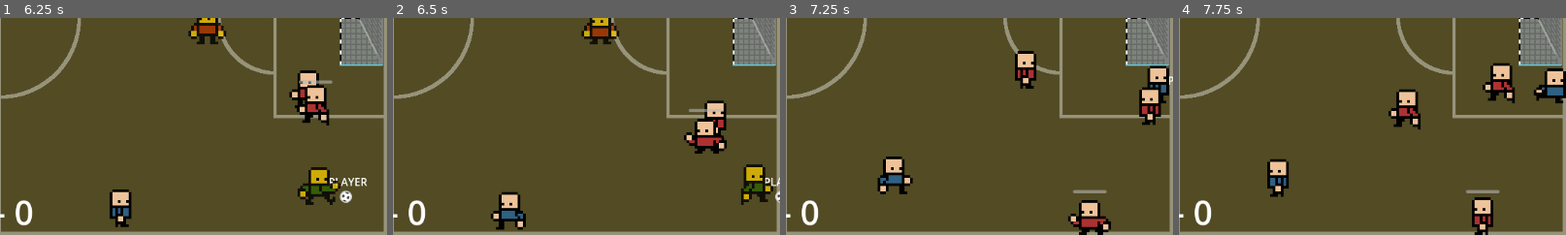
Above: before the commit, frames 1-4 (left to right).
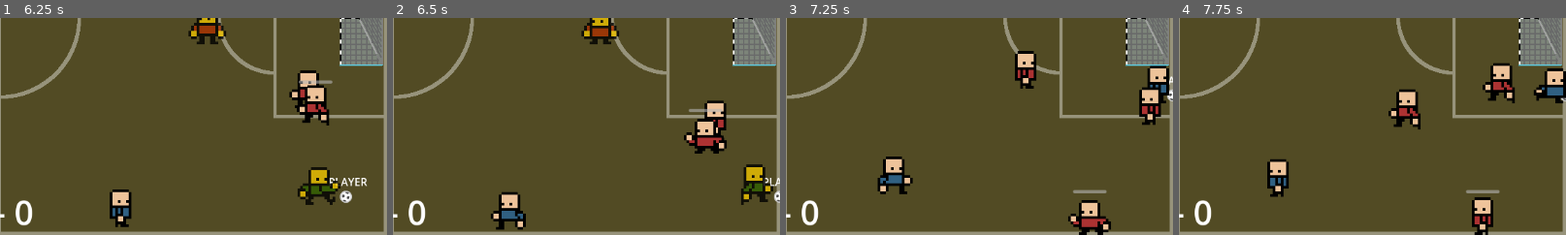
Above: after the commit, the same moments.

Repository: david8zhang/spooky-soccer
Game: Godot game, scene res://scenes/Main.tscn
The game is run twice, just before and just after one commit, with the same random seed, the same clock (stepped at 60 frames per second) and the same inputs. The engine's default icon, where the game draws it, is replaced by a stand-in: a white triangle on a blue panel in a dark square.
Inputs:
- Up to frame 1 (6.25 s): hold Right (move_right) 0.53-1.28 s; tap Space (pass) at 0.6, 1.55, 2.1, 3.05, 4.35, 5.85 s; tap F (shoot) at 0.8, 1.35, 2.3, 2.85, 3.8, 5.1 s; hold Down (move_down) 1.28-2.03 s; hold Right (move_right) 2.03-2.78 s; hold Up (move_up) 2.78-3.53 s; hold Left (move_left) 3.53-5.03 s; tap X (steal) at 3.6 s; hold Down (move_down) 5.03-5.78 s; hold Right (move_right) from 5.78 s (still down)
- Up to frame 2 (6.5 s): keep holding Right (move_right)
- Up to frame 3 (7.25 s): release Right (move_right) at 6.53 s; hold Up (move_up) from 6.53 s (still down); tap F (shoot) at 6.6 s
- Up to frame 4 (7.75 s): release Up (move_up) at 7.28 s; hold Right (move_right) from 7.28 s (still down); tap X (steal) at 7.35 s; tap Space (pass) at 7.55 s
The pictures show only the part of the screen within x 50-100%, y 50-100%; the shares and areas given below are measured in that part.

Frame 1 is identical in both runs. In frame 2, 0.2% of the frame differs, in the area x 95-100%, y 73-86%; in frame 3, less than 0.1%; in frame 4, less than 0.1%.

Commit message:
always keep ball in bounds, always face goal when shooting

Diff:
--- a/scripts/Ball.gd
+++ b/scripts/Ball.gd
@@ -31,6 +31,25 @@
 				return name_key
 	return "Unknown"
 
+func _physics_process(_delta):
+	var viewport = get_viewport_rect()
+	var min_x = -viewport.size.x / 2
+	var max_x = viewport.size.x / 2
+	var min_y = -viewport.size.y / 2
+	var max_y = viewport.size.y / 2
+	global_position = Vector2(clamp(global_position.x, min_x, max_x), clamp(global_position.y, min_y, max_y))
+
+func place_ball_in_front(curr_player: FieldPlayer, direction):
+	var viewport = get_viewport_rect()
+	var min_x = -viewport.size.x / 2
+	var max_x = viewport.size.x / 2
+	var min_y = -viewport.size.y / 2
+	var max_y = viewport.size.y / 2
+	var x_diff = -FieldPlayer.BALL_DRIBBLE_GAP if direction == FieldPlayer.Direction.LEFT else FieldPlayer.BALL_DRIBBLE_GAP
+	var x_pos = clamp(curr_player.global_position.x + x_diff, min_x, max_x)
+	var y_pos = clamp(curr_player.global_position.y + 20, min_y, max_y)
+	global_position = Vector2(x_pos, y_pos)
+
 func _process(_delta):
 	status_label.text = get_enum_name(POSS_STATUS, curr_poss_status)
 
--- a/scripts/FieldPlayer.gd
+++ b/scripts/FieldPlayer.gd
@@ -93,8 +93,7 @@
 	if has_possession:
 		var ball = game.ball as RigidBody2D
 		ball.show()
-		var x_diff = -BALL_DRIBBLE_GAP if curr_direction == Direction.LEFT else BALL_DRIBBLE_GAP
-		ball.global_position = Vector2(global_position.x + x_diff, global_position.y + 20)
+		ball.place_ball_in_front(self, curr_direction)
 
 	# For checking if the player currently has an open shot on offense
 	if ray_to_goal != null:
@@ -109,8 +108,7 @@
 			var ball = game.ball
 			# Face toward pass_target
 			curr_direction = Direction.LEFT if global_position.x > pass_target.global_position.x else Direction.RIGHT
-			var x_diff = -BALL_DRIBBLE_GAP if curr_direction == Direction.LEFT else BALL_DRIBBLE_GAP
-			ball.global_position = Vector2(global_position.x + x_diff, global_position.y + 20)
+			ball.place_ball_in_front(self, curr_direction)
 
 			var pass_time = 0.5
 			var dist_to_target = pass_target.global_position.distance_to(global_position)
@@ -184,6 +182,18 @@
 	if !is_stunned:
 		is_on_pass_cooldown = true
 		is_playing_pass_or_shoot_anim = true
+		var ball = game.ball
+
+		# Always face goal when shooting
+		if side == Side.CPU:
+			sprite.flip_h = true
+			curr_direction = Direction.LEFT
+			ball.place_ball_in_front(self, Direction.LEFT)
+		else:
+			sprite.flip_h = false
+			curr_direction = Direction.RIGHT
+			ball.place_ball_in_front(self, Direction.RIGHT)
+
 		sprite.play("shoot")
 		var on_kick = Callable(self, "on_shoot_animation")
 		sprite.frame_changed.connect(on_kick)
